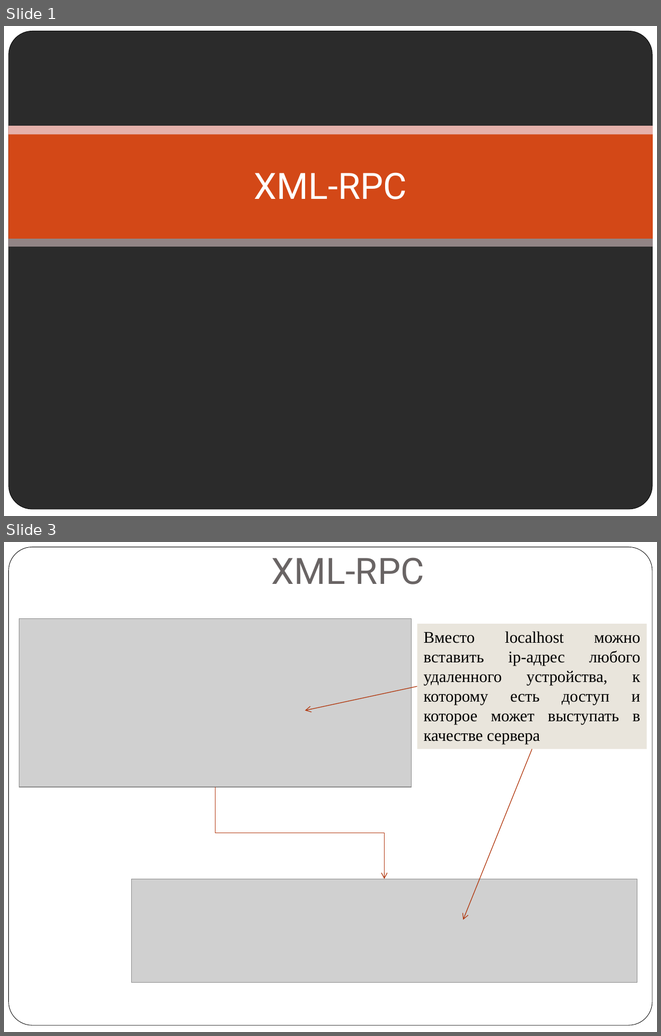
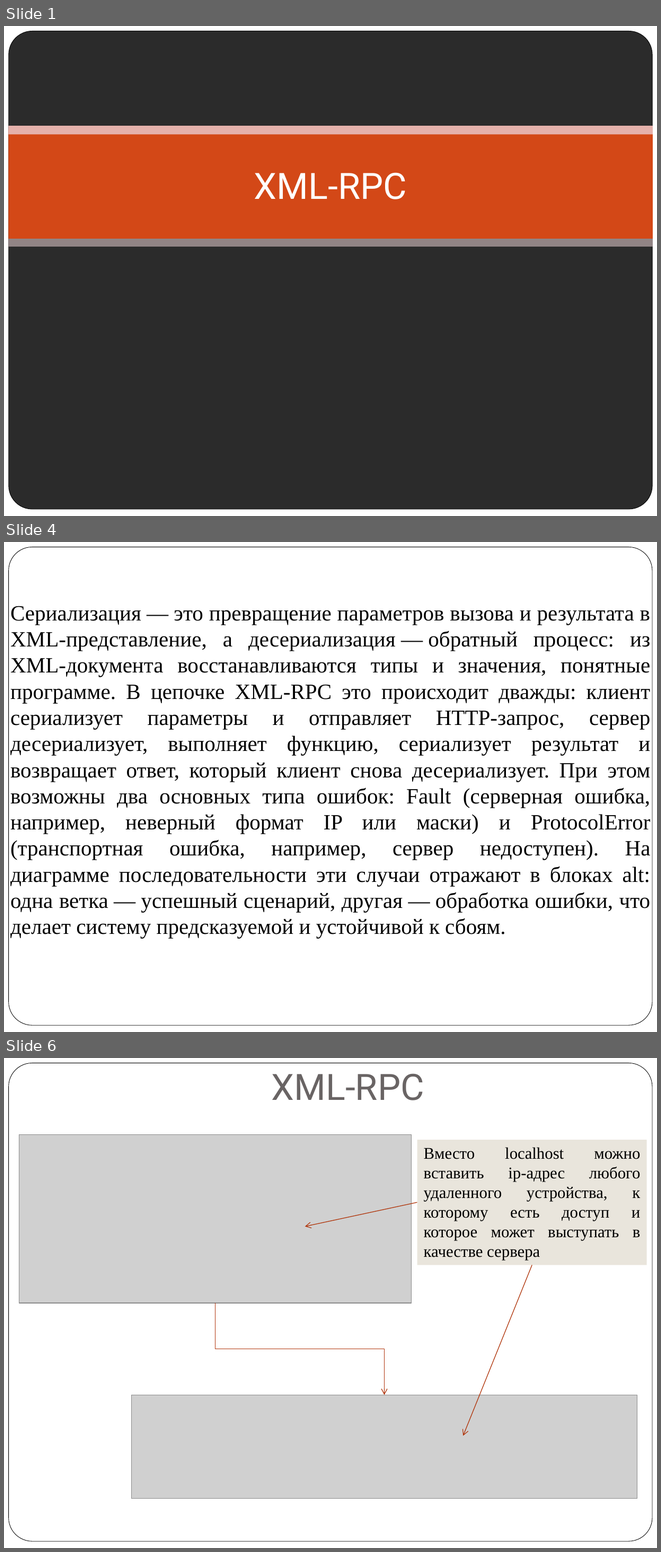
Before and after one commit to mbdatateach/site, a slide deck: РВиП/практики/Практика 3.pptx. Shown one above the other, each under a label of ours: slides 1 and 3 before the commit, slides 1, 4 and 6 after it; the slides between them are not shown. The pictures are 661x1036 and 661x1552 pixels, drawn with LibreOffice and Linux fonts; fonts in the diff are those of the drawing; grey boxes stand for pictures; background and template pictures are left out; a plain dark background stands for a picture behind light text. Boxes give left, top, right and bottom in pixels: in the first picture for what was removed or moved away, otherwise in the second. Text is boxed around its words. In the diff, an @@ line names an element or a change of style, - is before the commit and + after.

```diff
--- a/РВиП/практики/Практика 3.pptx
+++ b/РВиП/практики/Практика 3.pptx
@@ slide 4 added at (4,542,657,1032), background #FFFFFF; not listed: 1 template element that a slide beside it also shows @@
@@ text added at (10,606,651,938), 24 pt, text #000000 @@
+Сериализация — это превращение параметров вызова и результата в XML‑представление, а десериализация — обратный процесс: из XML‑документа восстанавливаются типы и значения, понятные программе. В цепочке XML‑RPC это происходит дважды: клиент сериализует параметры и отправляет HTTP‑запрос, сервер десериализует, выполняет функцию, сериализует результат и возвращает ответ, который клиент снова десериализует. При этом возможны два основных типа ошибок: Fault (серверная ошибка, например, неверный формат IP или маски) и ProtocolError (транспортная ошибка, например, сервер недоступен). На диаграмме последовательности эти случаи отражают в блоках alt: одна ветка — успешный сценарий, другая — обработка ошибки, что делает систему предсказуемой и устойчивой к сбоям.
@@ what was slide 3 is now slide 6 @@
```
Also in this commit, not shown: 1 slide changed, 6 other slides added, 4 other files.
